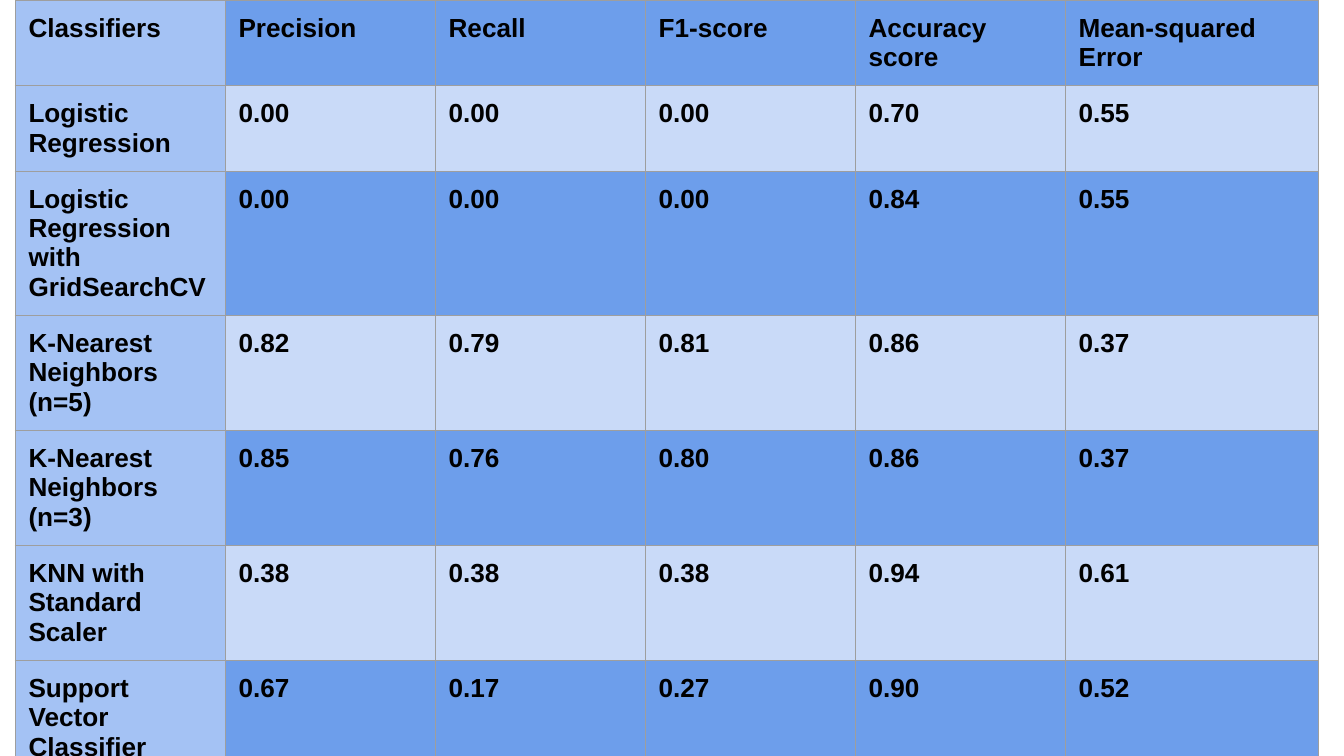
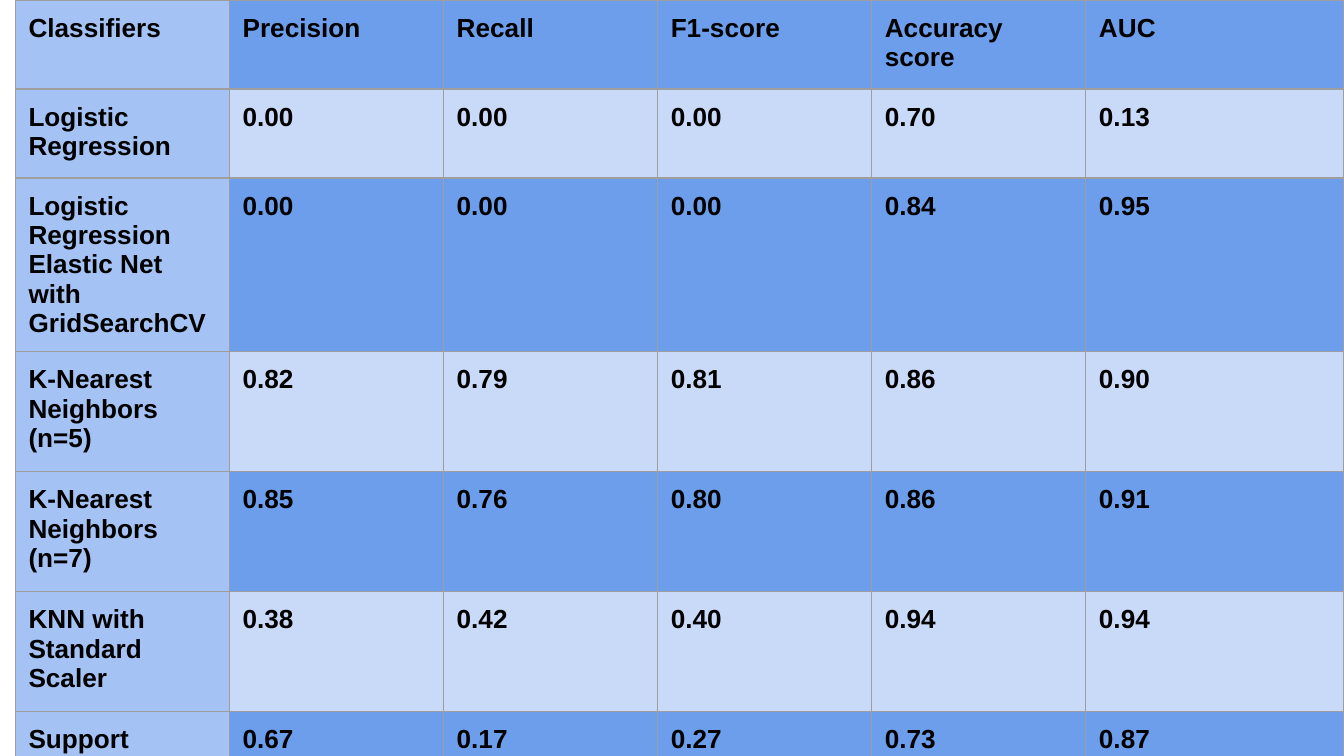
Before and after one commit to TimusLetap/Social-Network-Ads, a slide deck: slide 9 of Capstone Project Presentation.pptx. Drawn at 1344x756 pixels with LibreOffice and Linux fonts; fonts in the diff are those of the drawing. Boxes give left, top, right and bottom in pixels: in the first picture for what was removed or moved away, otherwise in the second. Text is boxed around its words. In the diff, an @@ line names an element or a change of style, - is before the commit and + after.

```diff
--- a/Capstone Project Presentation.pptx
+++ b/Capstone Project Presentation.pptx
@@ table at (x1=15, y1=0, x2=1341, y2=756) @@
-row 1, column 6: Mean-squared Error
+row 1, column 6: AUC
-row 2, column 6: 0.55
+row 2, column 6: 0.13
-row 3, column 1: Logistic Regression with GridSearchCV
+row 3, column 1: Logistic Regression Elastic Net with GridSearchCV
-row 3, column 6: 0.55
+row 3, column 6: 0.95
-row 4, column 6: 0.37
+row 4, column 6: 0.90
-row 5, column 1: K-Nearest Neighbors (n=3)
+row 5, column 1: K-Nearest Neighbors (n=7)
-row 5, column 6: 0.37
+row 5, column 6: 0.91
-row 6: KNN with Standard Scaler | 0.38 | 0.38 | 0.38 | 0.94 | 0.61
+row 6: KNN with Standard Scaler | 0.38 | 0.42 | 0.40 | 0.94 | 0.94
-row 7, column 5: 0.90
+row 7, column 5: 0.73
-row 7, column 6: 0.52
+row 7, column 6: 0.87
-row 8, column 6: 0.32
+row 8, column 6: 0.87
@@ table resized from (x1=15, y1=0, x2=1316, y2=731) to (x1=15, y1=0, x2=1341, y2=756) @@
```
Also in this commit, not shown: 2 other slides changed, 2 other files.
